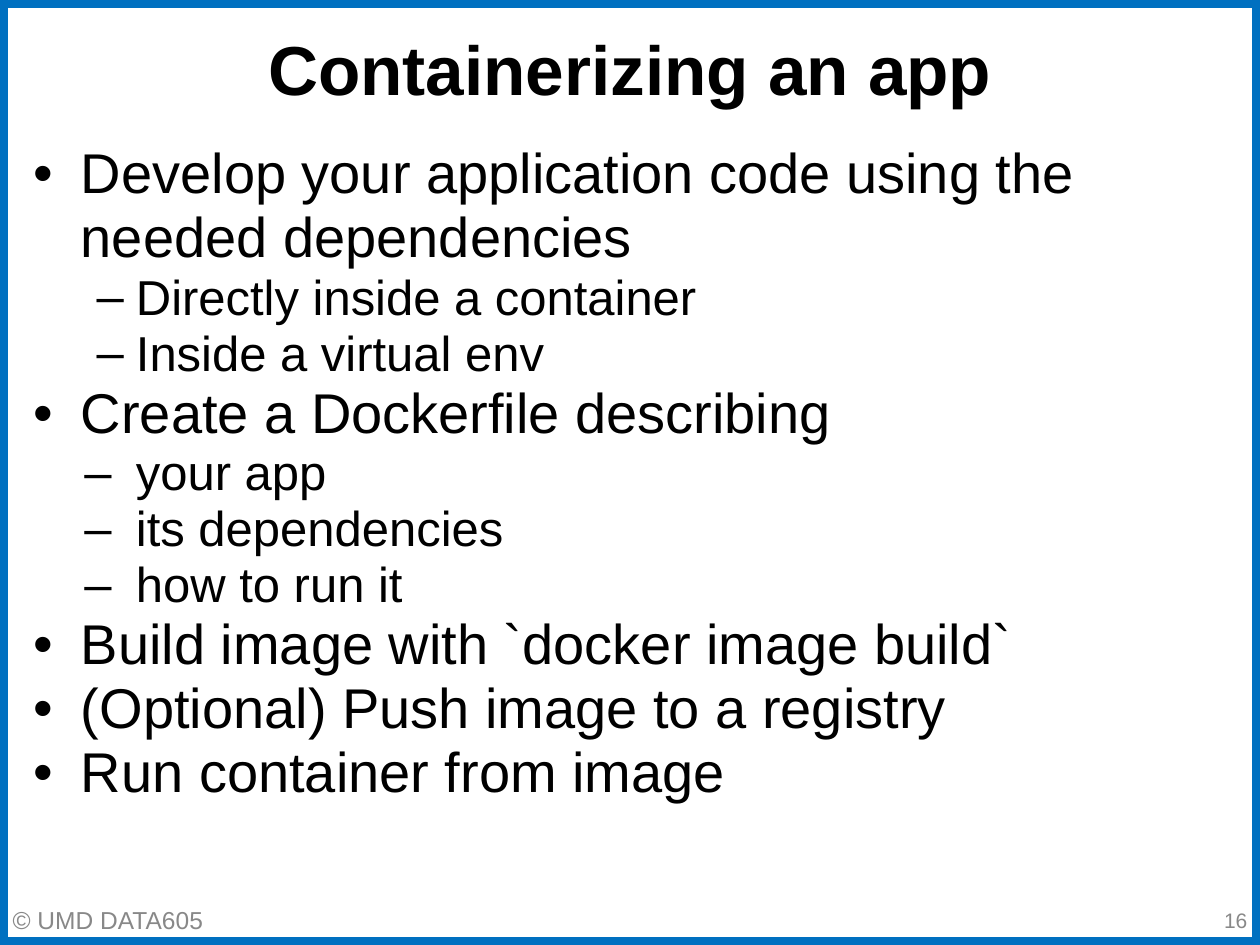
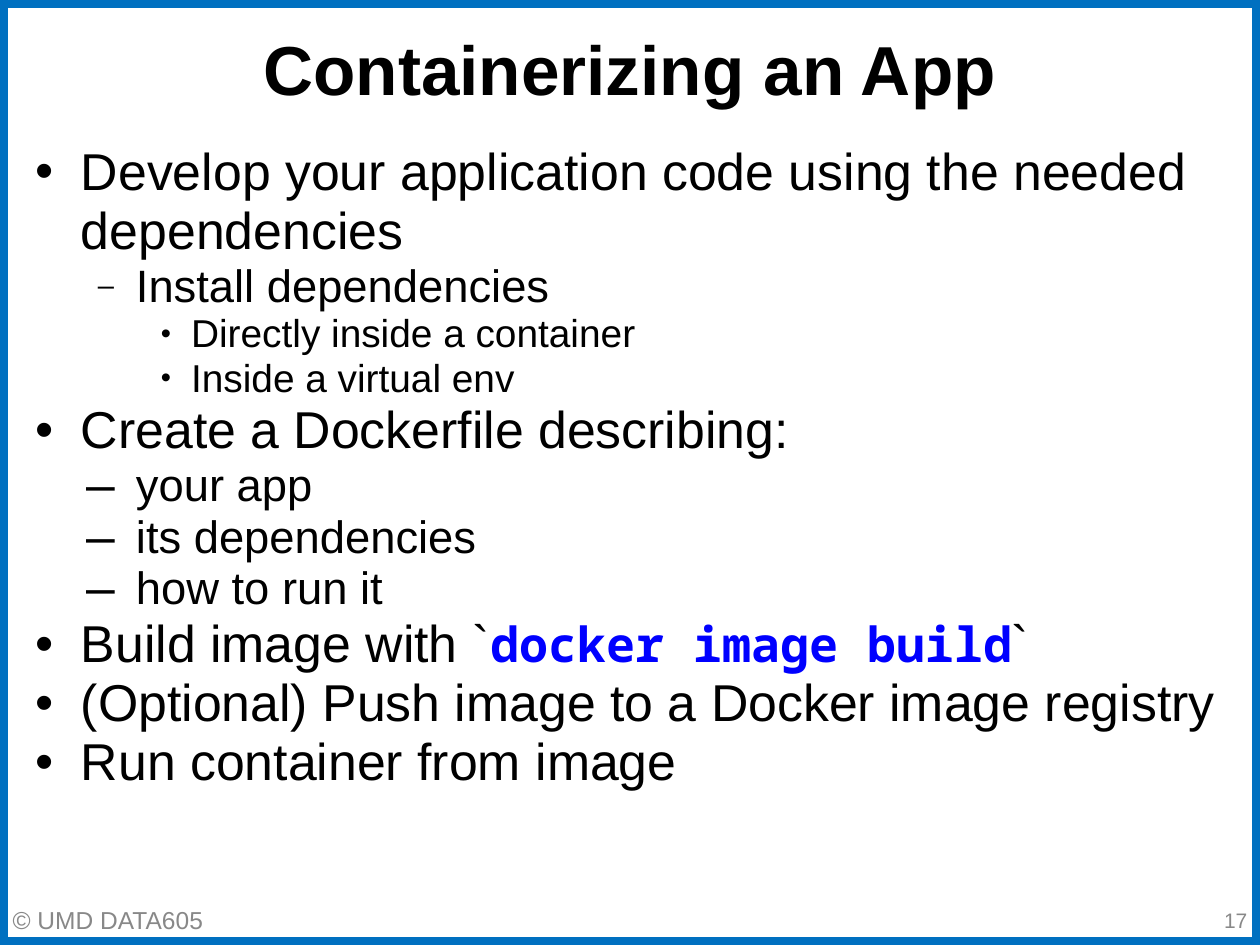
Before and after one commit to gpsaggese/umd_data605, a slide deck: slide 17 of lectures/02.2 - Docker DevOps.pptx (slide 16 before the commit). Drawn at 1260x945 pixels with LibreOffice and Linux fonts; fonts in the diff are those of the drawing. Boxes give left, top, right and bottom in pixels: in the first picture for what was removed or moved away, otherwise in the second. Text is boxed around its words. In the diff, an @@ line names an element or a change of style, - is before the commit and + after.

```diff
--- a/lectures/02.2 - Docker DevOps.pptx
+++ b/lectures/02.2 - Docker DevOps.pptx
@@ title at [264,44,996,108]: text changed @@
-Containerizing an app
+Containerizing an App
@@ text at [81,152,1186,791]: size 32 to 29.6 pt in "Develop your application code using the needed ...", "Build image with `docker build`", "Run container from image"; size 28 to 22.2 pt in "Directly inside a container", "Inside a virtual env"; size 28 to 25.9 pt in "your app", "its dependencies", "how to run it"; size 32 to 27.6 pt, font Arial to Noto Sans Mono, text colour #000000 to #0000FF, bold on in "`docker image build`"; indent changed; bullet – to •; list level 2 to 3 in "Directly inside a container"; list level 2 to 3 in "Inside a virtual env" @@
@@ text at [136,269,549,311]: paragraph added @@
+  – Install dependencies
@@ text at [81,410,788,459]: text changed; size 32 to 29.6 pt @@
-• Create a Dockerfile describing
+• Create a Dockerfile describing:
@@ text at [81,683,1215,732]: text changed; size 32 to 29.6 pt @@
-• (Optional) Push image to a registry
+• (Optional) Push image to a Docker image registry
@@ page number at [1224,913,1247,928]: text changed @@
-16
+17
```
Also in this commit, not shown: 20 other slides changed, 2 slides added, 3 slides removed, 3 other files.
